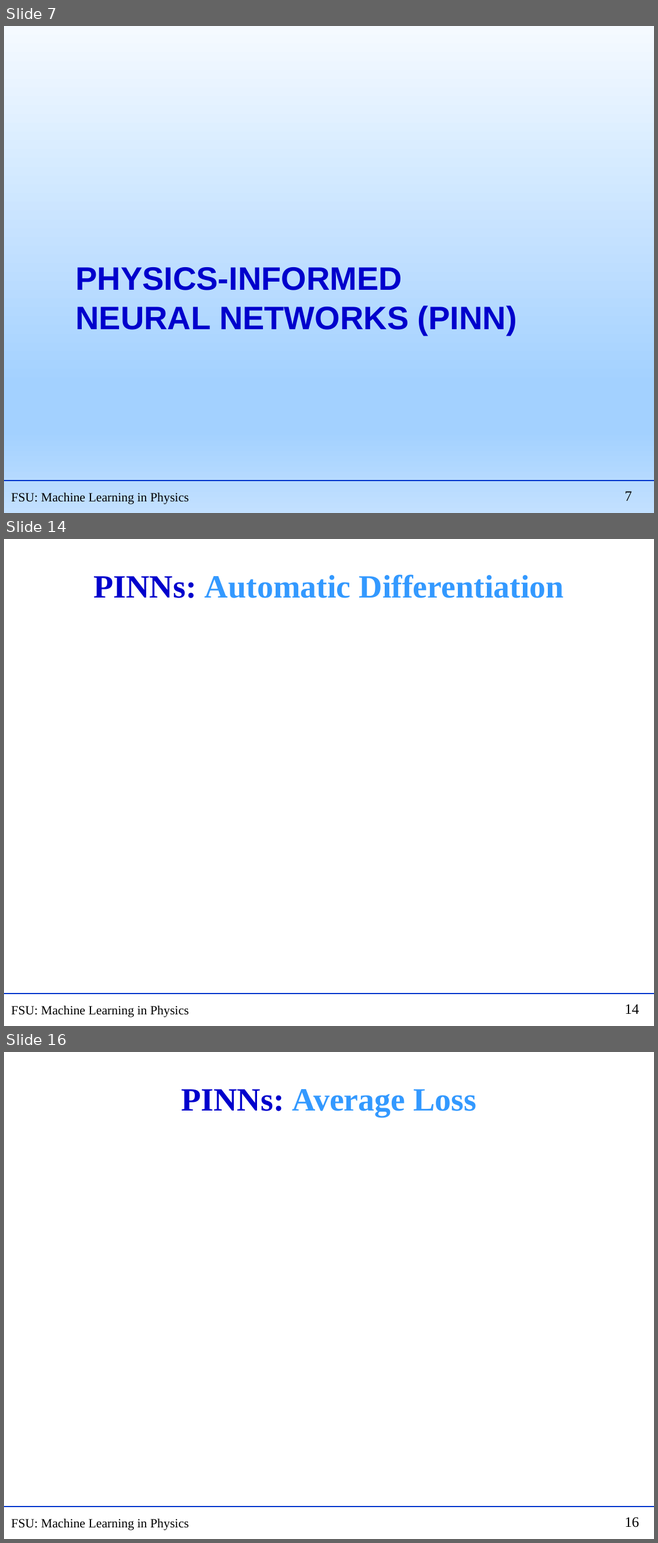
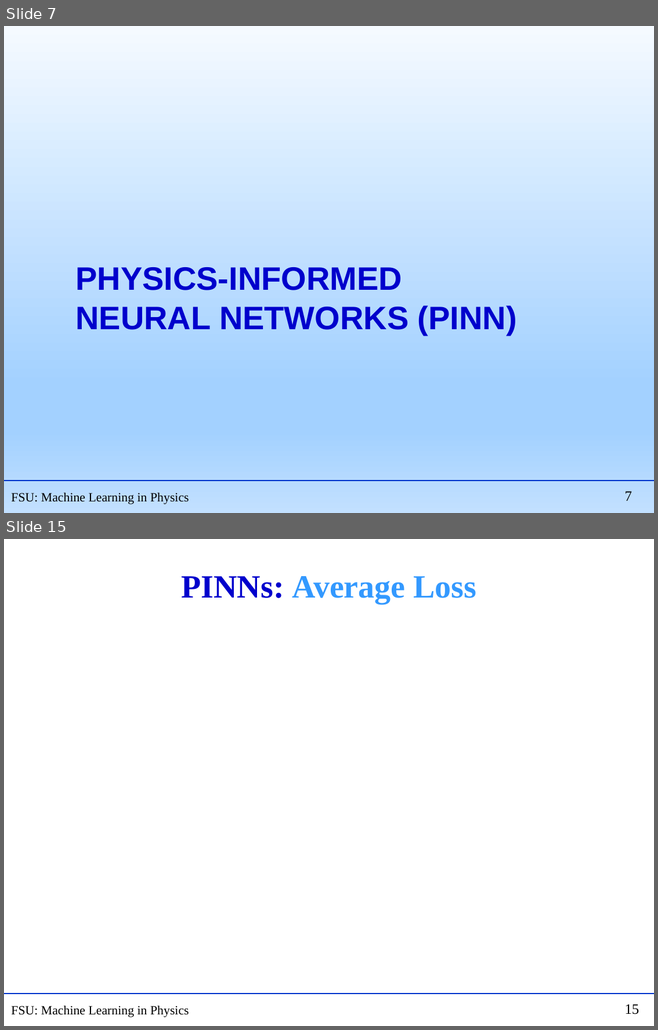
Before and after one commit to hbprosper/mlinphysics, a slide deck: Lectures/03.PINN/Lecture_PINN.pptx. Shown one above the other, each under a label of ours: slides 7, 14 and 16 before the commit, slides 7 and 15 after it; the slides between them are not shown. The pictures are 658x1543 and 658x1030 pixels, drawn with LibreOffice and Linux fonts; fonts in the diff are those of the drawing; grey boxes stand for pictures. Boxes give left, top, right and bottom in pixels: in the first picture for what was removed or moved away, otherwise in the second. Text is boxed around its words. In the diff, an @@ line names an element or a change of style, - is before the commit and + after.

```diff
--- a/Lectures/03.PINN/Lecture_PINN.pptx
+++ b/Lectures/03.PINN/Lecture_PINN.pptx
@@ slide 14 removed at (4, 539, 654, 1026), background #FFFFFF; not listed: 3 template elements that a slide beside it also shows @@
@@ title removed at (94, 574, 564, 598) @@
-PINNs: Automatic Differentiation
@@ what was slide 16 is now slide 15 @@
@@ page number at (625, 1004, 639, 1015): text changed @@
-16
+15
```
Also in this commit, not shown: 7 slides changed, 1 slide added, 3 other slides removed, 14 other files.
